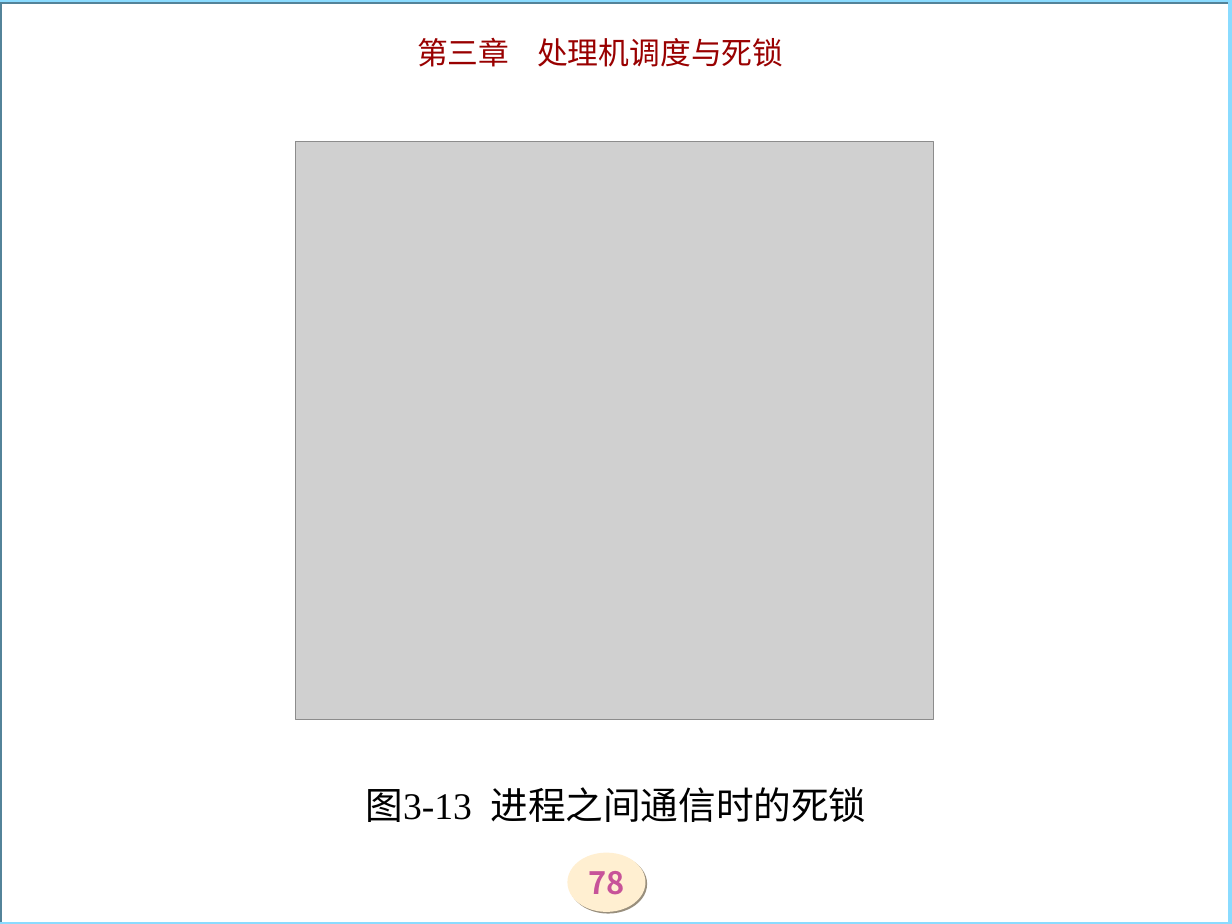
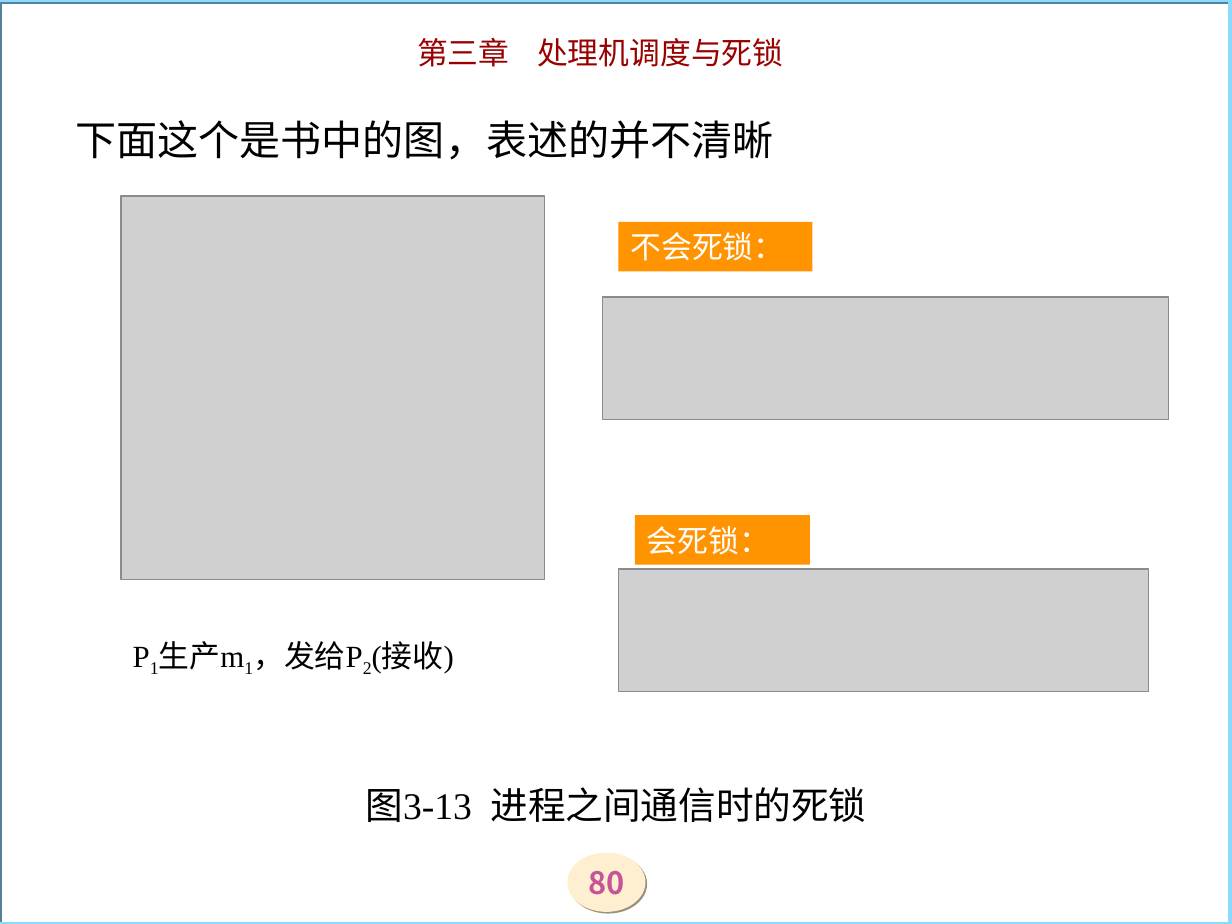
Before and after one commit to zjyesir/hmc_OS, a slide deck: slide 80 of ppt/3调度和死锁.ppt (slide 78 before the commit). Drawn at 1232x924 pixels with LibreOffice and Linux fonts; fonts in the diff are those of the drawing; grey boxes stand for pictures; background and template pictures are left out. Boxes give left, top, right and bottom in pixels: in the first picture for what was removed or moved away, otherwise in the second. Text is boxed around its words. In the diff, an @@ line names an element or a change of style, - is before the commit and + after.

```diff
--- a/ppt/3调度和死锁.ppt
+++ b/ppt/3调度和死锁.ppt
@@ title added at (x1=75, y1=120, x2=773, y2=160), 24 pt, text #000000 @@
+下面这个是书中的图，表述的并不清晰
@@ picture added at (x1=121, y1=196, x2=545, y2=579) @@
@@ rectangle added at (x1=618, y1=222, x2=812, y2=271), fill #FF9300, 18 pt, text #FFFFFF @@
+不会死锁：
@@ picture added at (x1=602, y1=297, x2=1168, y2=419) @@
@@ rectangle added at (x1=634, y1=515, x2=809, y2=564), fill #FF9300, 18 pt, text #FFFFFF @@
+会死锁：
@@ picture resized from (x1=296, y1=142, x2=934, y2=719) to (x1=618, y1=569, x2=1148, y2=691) @@
@@ text added at (x1=253, y1=641, x2=454, y2=673), 18 pt, text #000000 @@
+P1生产m1，发给P2(接收)
@@ page number at (x1=588, y1=871, x2=624, y2=895): text changed @@
-78
+80
```
Also in this commit, not shown: 10 other slides changed, 2 slides added, 1 slide removed.
